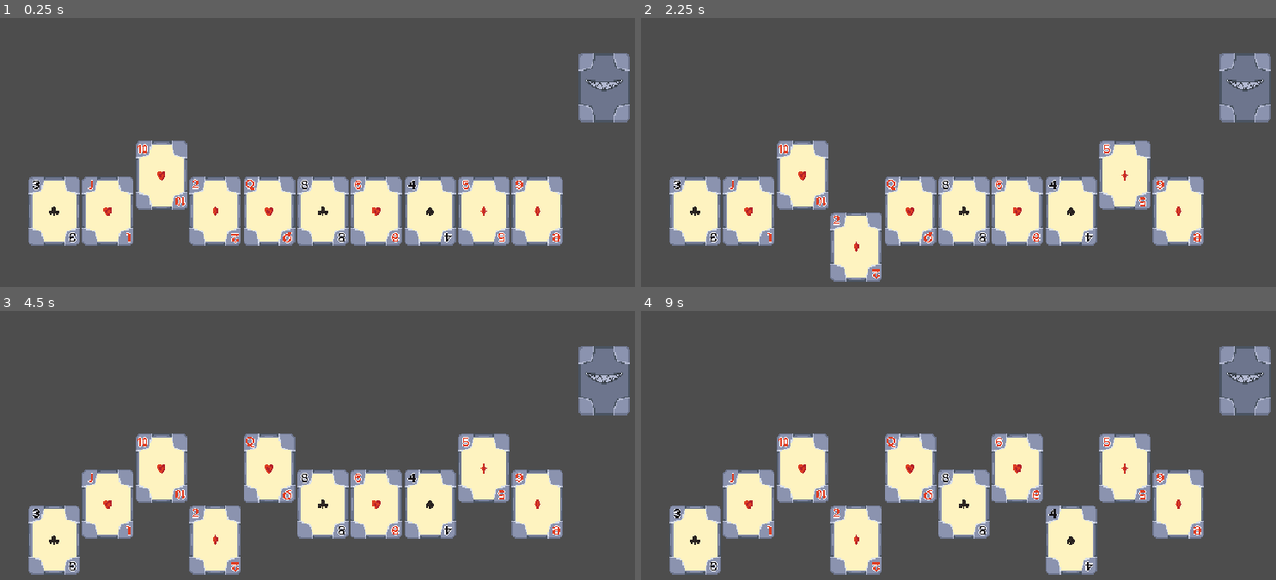
Above: before the commit, frames 1-4 (two rows, left to right).
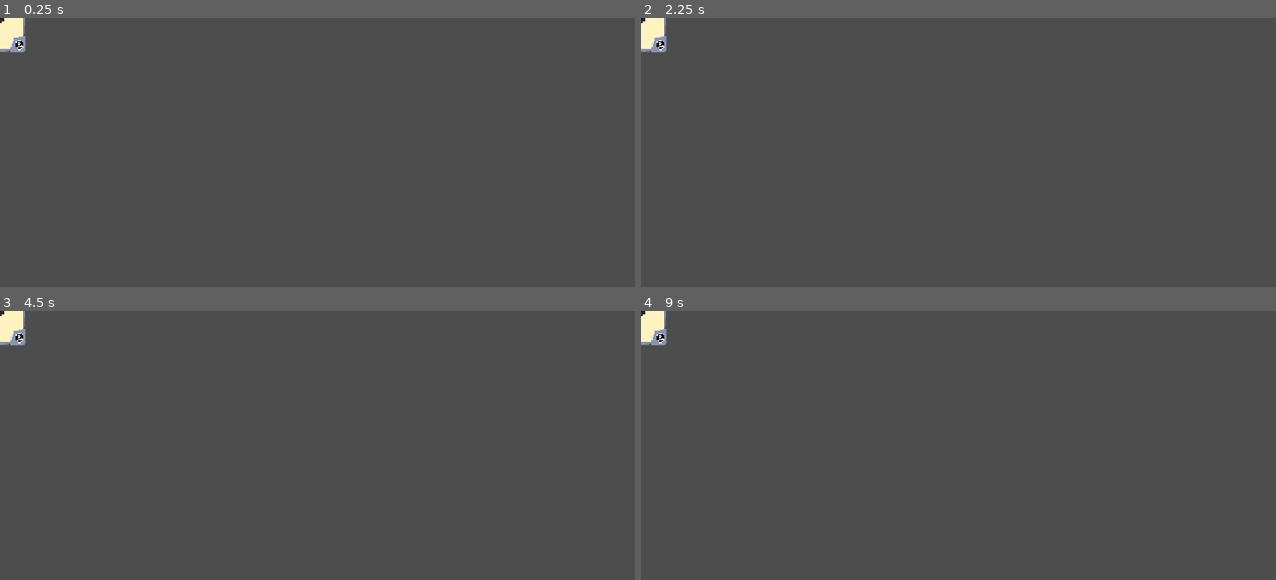
Above: after the commit, the same moments.

Repository: RajwolChapagain/IEEE-Game-Jam
Game: Godot game, scene res://scenes/card.tscn
Two runs of this game, one before a commit and one after it. Both use one fixed random seed, a clock stepped at 60 frames per second and the inputs below. Before the commit the project starts from res://scenes/game.tscn.
Inputs (mouse positions are in pixels of both pictures, inside the frame that each line leads up to):
- Up to frame 1 (0.25 s): no input
- Up to frame 2 (2.25 s): tap Enter at 0.5, 2 s; move the mouse to (1244, 87) at 0.52 s; press the mouse at (1244, 87) at 0.53 s; tap Space at 1.25 s; release the mouse at (1244, 87) at 1.28 s; click (1244, 87) at 1.35 s; move the mouse to (856, 211) at 2.02 s; press the mouse at (856, 211) at 2.03 s
- Up to frame 3 (4.5 s): tap Space at 2.75, 4.25 s; move the mouse to (603, 380) at 2.77 s; release the mouse at (603, 380) at 2.78 s; click (603, 380) at 2.85 s; tap Enter at 3.5 s; press the mouse at (603, 380) at 3.53 s; move the mouse to (50, 504) at 4.27 s; release the mouse at (50, 504) at 4.28 s; click (50, 504) at 4.35 s
- Up to frame 4 (9 s): move the mouse to (1244, 380) at 5.02 s; press the mouse at (1244, 380) at 5.03 s; release the mouse at (1244, 380) at 5.78 s; click (1244, 380) at 5.85 s; press the mouse at (1244, 380) at 6.53 s; release the mouse at (1244, 380) at 7.28 s; click (1244, 380) at 7.35 s; press the mouse at (1244, 380) at 8.03 s; move the mouse to (1072, 504) at 8.77 s; release the mouse at (1072, 504) at 8.78 s; click (1072, 504) at 8.85 s

The runs differ from the first frame. In frame 1, 22% of the frame differs, in the area x 0-100%, y 0-85%; in frame 2, 22%; in frame 3, 22%; in frame 4, 22%, in the area x 0-100%, y 0-99%.

Commit message:
UI Bar Sprite Added
UI Bar Sprite Added

Diff:
--- a/project.godot
+++ b/project.godot
@@ -11,7 +11,7 @@
 [application]
 
 config/name="IEEE Game Jam Project"
-run/main_scene="uid://d280r3fbfrjqv"
+run/main_scene="uid://c4crmhkfhroy5"
 config/features=PackedStringArray("4.4", "GL Compatibility")
 config/icon="res://icon.svg"
 
Binary file changed: assets/sprites/UI SpriteSheet.png
